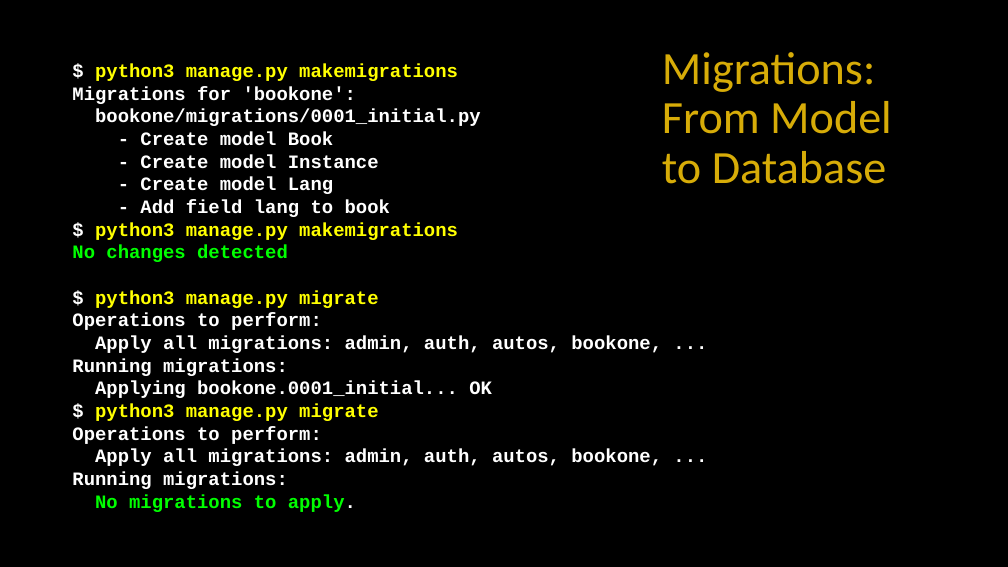
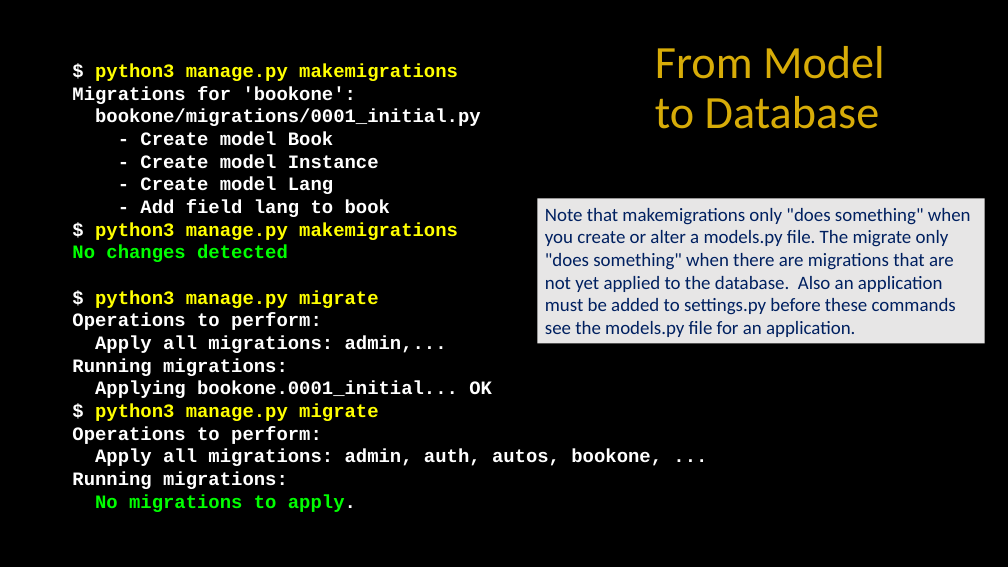
Before and after one commit to csev/dj4e, a slide deck: slide 25 of lectures/DJ-03-One-To-Many.pptx. Drawn at 1008x567 pixels with LibreOffice and Linux fonts; fonts in the diff are those of the drawing. Boxes give left, top, right and bottom in pixels: in the first picture for what was removed or moved away, otherwise in the second. Text is boxed around its words. In the diff, an @@ line names an element or a change of style, - is before the commit and + after.

```diff
--- a/lectures/DJ-03-One-To-Many.pptx
+++ b/lectures/DJ-03-One-To-Many.pptx
@@ title at [655,46,885,129]: text changed @@
-Migrations: From Model to Database
+From Model to Database
@@ rectangle added at [538,198,985,343], fill #E7E6E6, 18 pt, text #002060 @@
+Note that makemigrations only "does something" when you create or alter a models.py file. The migrate only "does something" when there are migrations that are not yet applied to the database. Also an application must be added to settings.py before these commands see the models.py file for an application.
@@ text at [95,336,447,353]: text changed @@
-Apply all migrations: admin, auth, autos, bookone, ...
+Apply all migrations: admin,...
```
Also in this commit, not shown: 1 other file.
